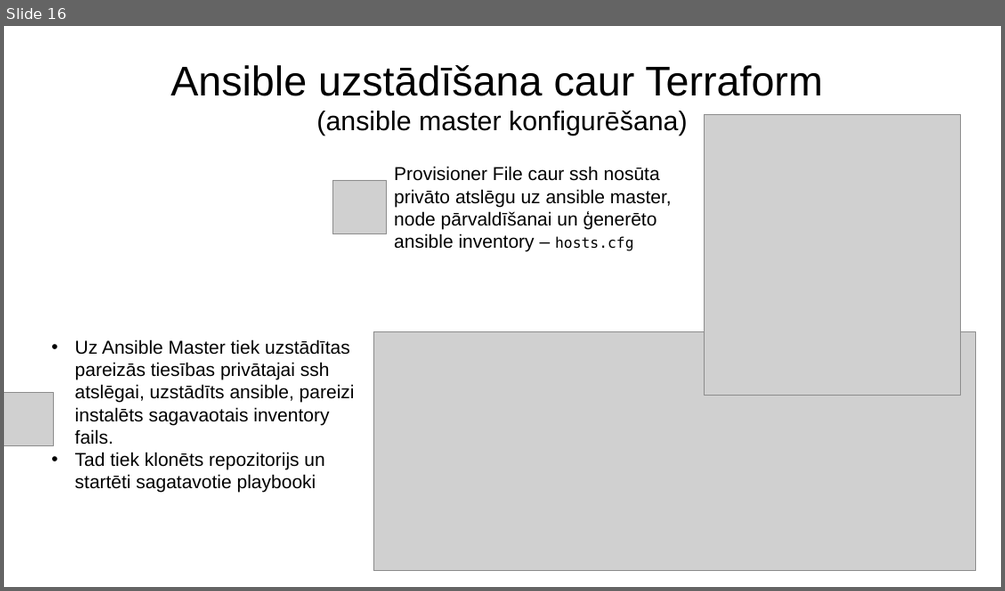
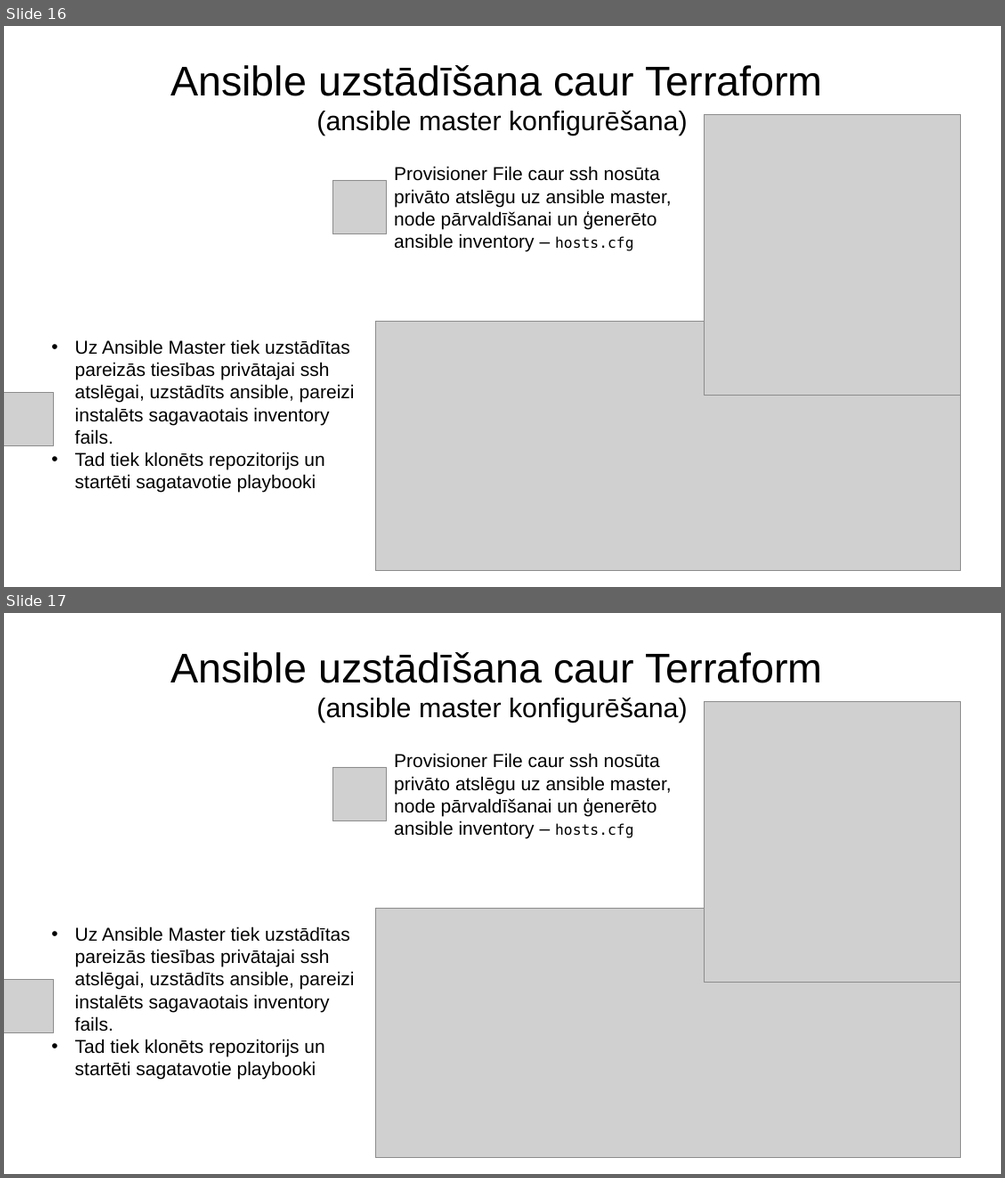
Before and after one commit to DitaGabalina/devops_db_group, a slide deck: docs/Slaidi.2022.07.04_v2.pptx. Shown one above the other, each under a label of ours: slide 16 before the commit, slides 16 and 17 after it. The pictures are 1005x591 and 1005x1178 pixels, drawn with LibreOffice and Linux fonts; fonts in the diff are those of the drawing; grey boxes stand for pictures. Boxes give left, top, right and bottom in pixels: in the first picture for what was removed or moved away, otherwise in the second. Text is boxed around its words. In the diff, an @@ line names an element or a change of style, - is before the commit and + after.

Commit message:
Added info about updated structure and Casandra node clustering
• Added info about updated structure and Casandra node clustering

```diff
--- a/docs/Slaidi.2022.07.04_v2.pptx
+++ b/docs/Slaidi.2022.07.04_v2.pptx
@@ slide 17 added at bbox=[4, 613, 1001, 1174], background #FFFFFF @@
@@ title added at bbox=[170, 652, 822, 722], 40 pt, text #000000 @@
+Ansible uzstādīšana caur Terraform
+(ansible master konfigurēšana)
@@ picture added at bbox=[704, 701, 961, 981] @@
@@ picture added at bbox=[333, 767, 387, 821] @@
@@ text added at bbox=[394, 753, 672, 839], 18 pt, text #000000 @@
+Provisioner File caur ssh nosūta privāto atslēgu uz ansible master, node pārvaldīšanai un ģenerēto ansible inventory – hosts.cfg
@@ text added at bbox=[75, 926, 355, 1079], 18 pt, text #000000 @@
+• Uz Ansible Master tiek uzstādītas pareizās tiesības privātajai ssh atslēgai, uzstādīts ansible, pareizi instalēts sagavaotais inventory fails.
+• Tad tiek klonēts repozitorijs un startēti sagatavotie playbooki
@@ picture added at bbox=[376, 908, 961, 1158] @@
@@ picture added at bbox=[4, 980, 54, 1033] @@
@@ slide 16 changed as well @@
@@ picture: place and size @@
-picture at bbox=[373, 332, 975, 572]
+picture at bbox=[376, 321, 961, 571]
```
Also in this commit, not shown: 15 other slides changed, 2 other slides added, 1 slide removed, 1 other file.
